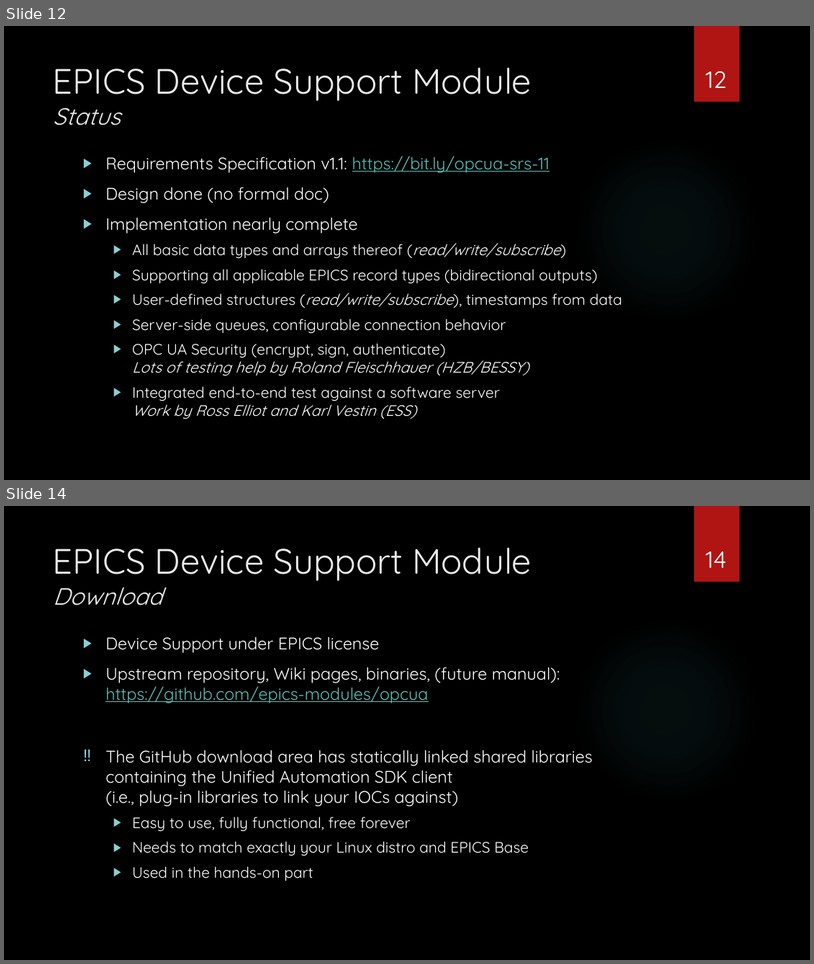
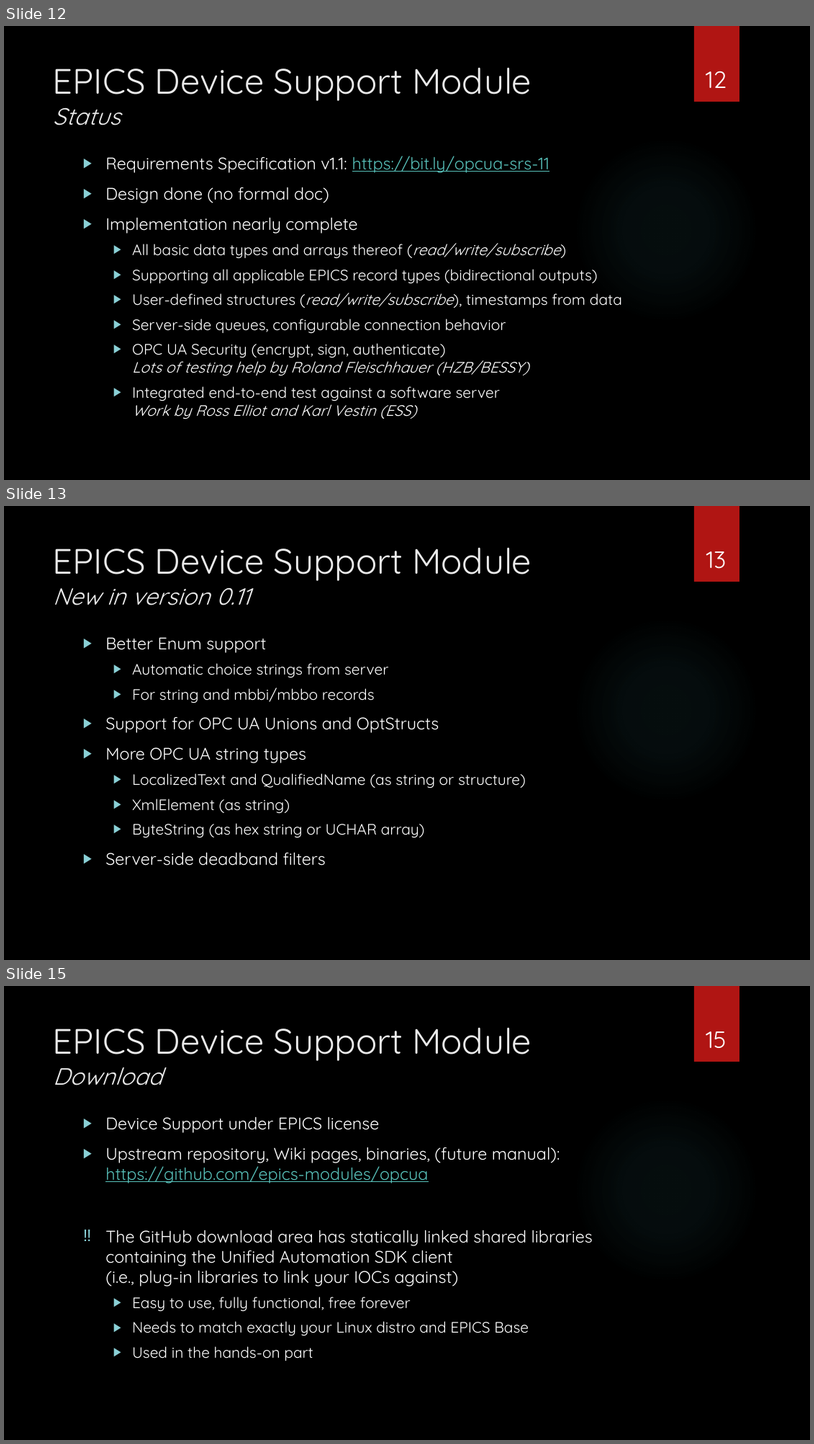
Before and after one commit to epics-training/opcua-support, a slide deck: presentations/OPC UA Device Support.pptx. Shown one above the other, each under a label of ours: slides 12 and 14 before the commit, slides 12, 13 and 15 after it; the slides between them are not shown. The pictures are 814x964 and 814x1444 pixels, drawn with LibreOffice and Linux fonts; fonts in the diff are those of the drawing; background and template pictures are left out. Boxes give left, top, right and bottom in pixels: in the first picture for what was removed or moved away, otherwise in the second. Text is boxed around its words. In the diff, an @@ line names an element or a change of style, - is before the commit and + after.

```diff
--- a/presentations/OPC UA Device Support.pptx
+++ b/presentations/OPC UA Device Support.pptx
@@ slide 13 added at [4,506,810,960], background picture (left out); not listed: 2 template elements that a slide beside it also shows @@
@@ title added at [53,547,532,605], 42 pt, text #EBEBEB @@
+EPICS Device Support Module
+New in version 0.11
@@ page number added at [707,551,727,569], 28 pt, text #FFFFFF @@
+13
@@ text added at [106,637,526,865], 18 pt, text #FFFFFF @@
+▶ Better Enum support
+  ▶ Automatic choice strings from server
+  ▶ For string and mbbi/mbbo records
+▶ Support for OPC UA Unions and OptStructs
+▶ More OPC UA string types
+  ▶ LocalizedText and QualifiedName (as string or structure)
+  ▶ XmlElement (as string)
+  ▶ ByteString (as hex string or UCHAR array)
+▶ Server-side deadband filters
@@ what was slide 14 is now slide 15 @@
@@ page number at [706,1031,727,1048]: text changed @@
-14
+15
```
Also in this commit, not shown: 9 slides changed, 1 other file.
